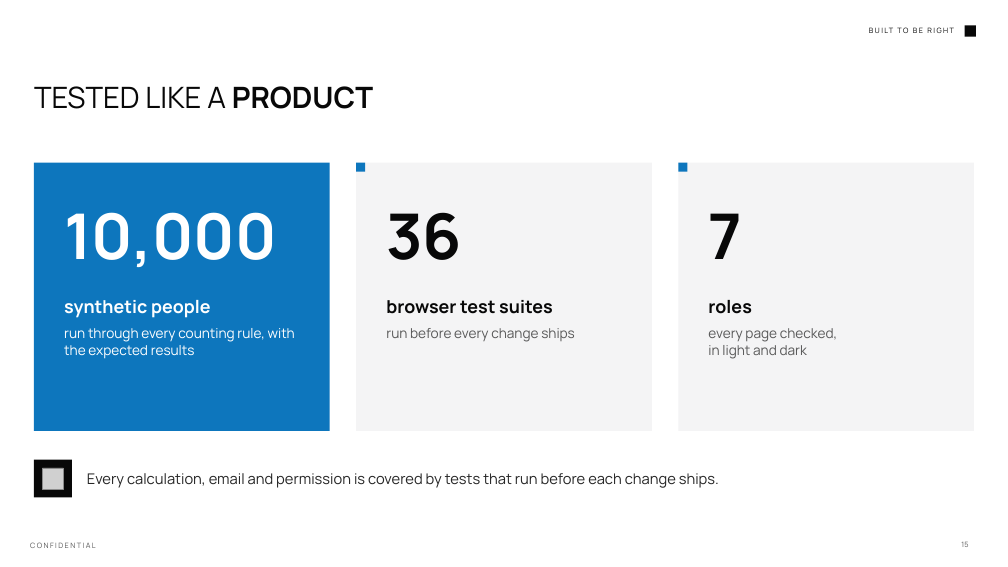
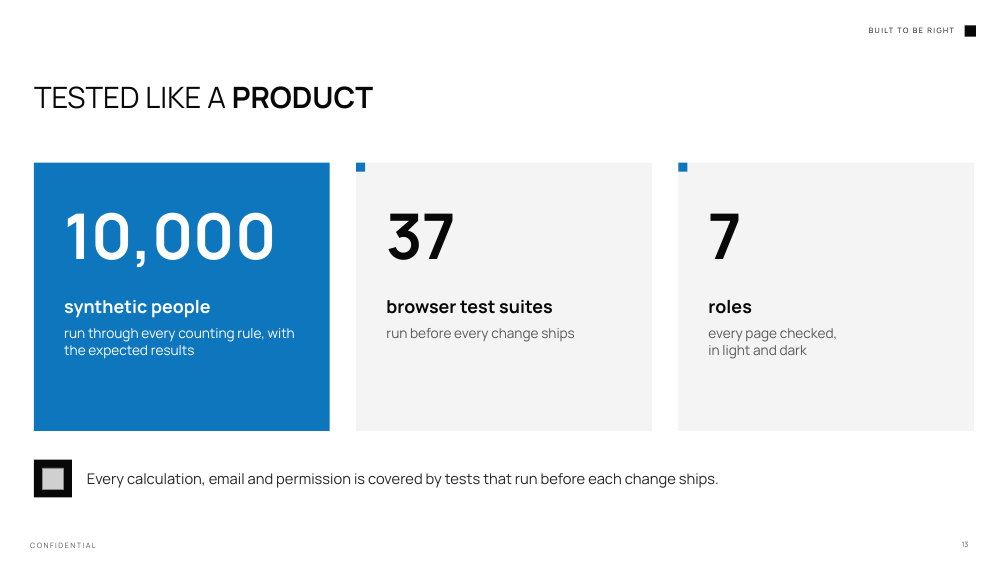
Before and after one commit to Wizdeed1/s, a slide deck: slide 13 of final/Cadence - Overview.pptx (slide 15 before the commit). Drawn at 1008x567 pixels with LibreOffice and Linux fonts; fonts in the diff are those of the drawing; grey boxes stand for pictures; background and template pictures are left out. Boxes give left, top, right and bottom in pixels: in the first picture for what was removed or moved away, otherwise in the second. Text is boxed around its words. In the diff, an @@ line names an element or a change of style, - is before the commit and + after.

```diff
--- a/final/Cadence - Overview.pptx
+++ b/final/Cadence - Overview.pptx
@@ text at (386, 213, 456, 260): text changed @@
-36
+37
@@ page number at (962, 541, 969, 547): text changed @@
-15
+13
```
Also in this commit, not shown: 8 other slides changed, 6 slides added, 8 slides removed, 25 other files.
